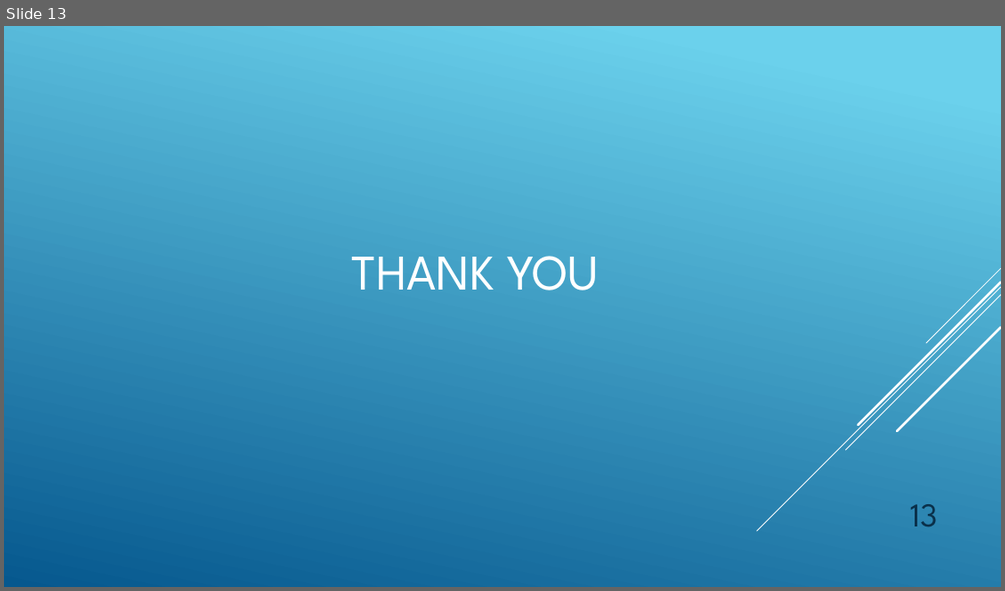
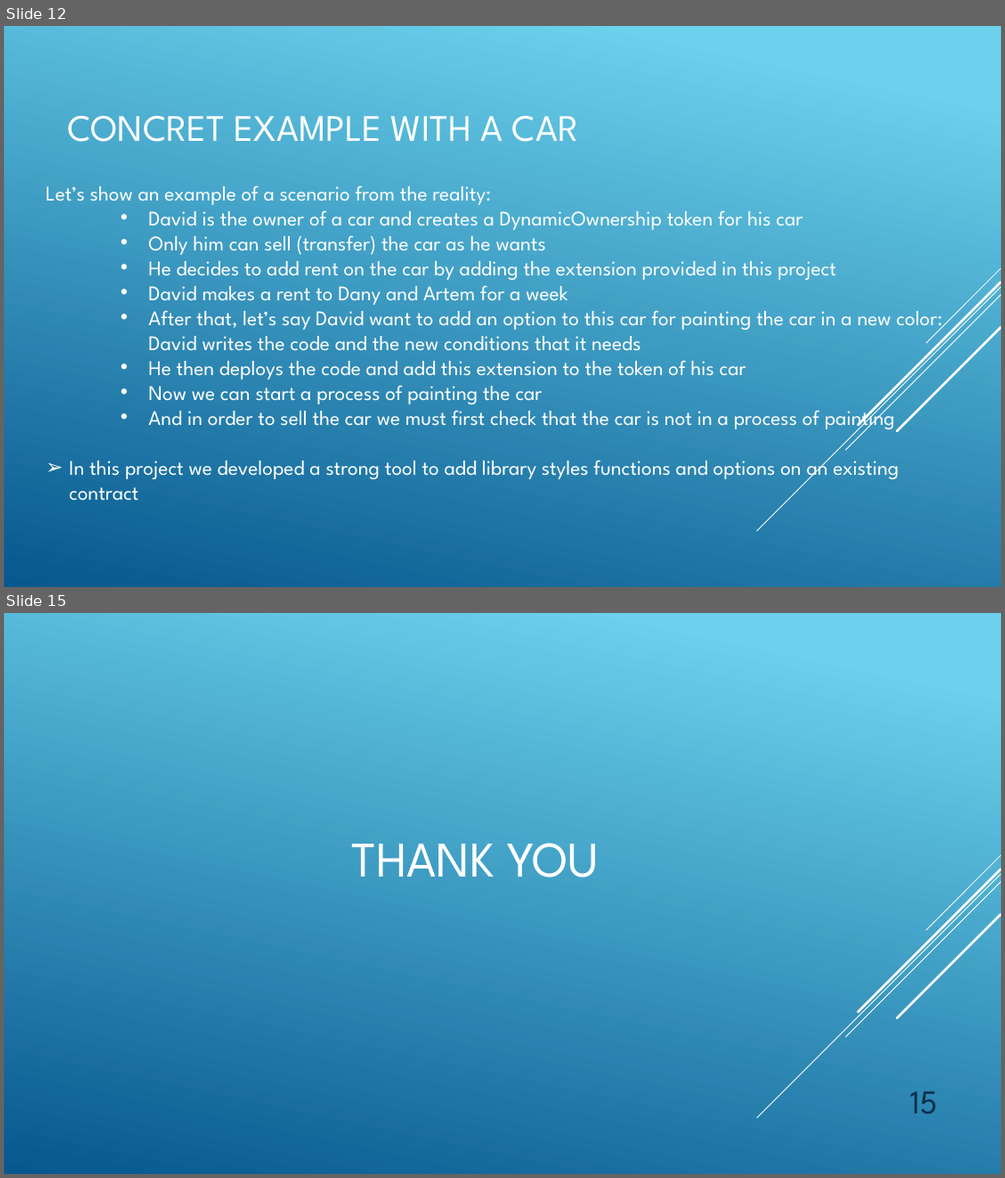
Before and after one commit to davyvad/Modeling-tokens-on-Blockchain, a slide deck: Final Presentation.pptx. Shown one above the other, each under a label of ours: slide 13 before the commit, slides 12 and 15 after it; the slides between them are not shown. The pictures are 1005x591 and 1005x1178 pixels, drawn with LibreOffice and Linux fonts; fonts in the diff are those of the drawing. Boxes give left, top, right and bottom in pixels: in the first picture for what was removed or moved away, otherwise in the second. Text is boxed around its words. In the diff, an @@ line names an element or a change of style, - is before the commit and + after.

```diff
--- a/Final Presentation.pptx
+++ b/Final Presentation.pptx
@@ slide 12 added at <box>4,26,1001,587</box>, background gradient #6ED2EB to #06588E; not listed: 5 template elements that a slide beside it also shows @@
@@ title added at <box>67,116,579,142</box>, 36 pt, text #FFFFFF @@
+CONCRET EXAMPLE WITH A CAR
@@ text added at <box>46,185,942,500</box>, 20 pt, text #FFFFFF @@
+Let’s show an example of a scenario from the reality:
+    • David is the owner of a car and creates a DynamicOwnership token for his car
+    • Only him can sell (transfer) the car as he wants
+    • He decides to add rent on the car by adding the extension provided in this project
+    • David makes a rent to Dany and Artem for a week
+    • After that, let’s say David want to add an option to this car for painting the car in a new color: David writes the code and the new conditions that it needs
+    • He then deploys the code and add this extension to the token of his car
+    • Now we can start a process of painting the car
+    • And in order to sell the car we must first check that the car is not in a process of painting
+➢ In this project we developed a strong tool to add library styles functions and options on an existing contract
@@ what was slide 13 is now slide 15 @@
@@ page number at <box>910,1091,938,1114</box>: text changed @@
-13
+15
```
Also in this commit, not shown: 2 slides changed, 2 other slides added, 1 slide removed.
